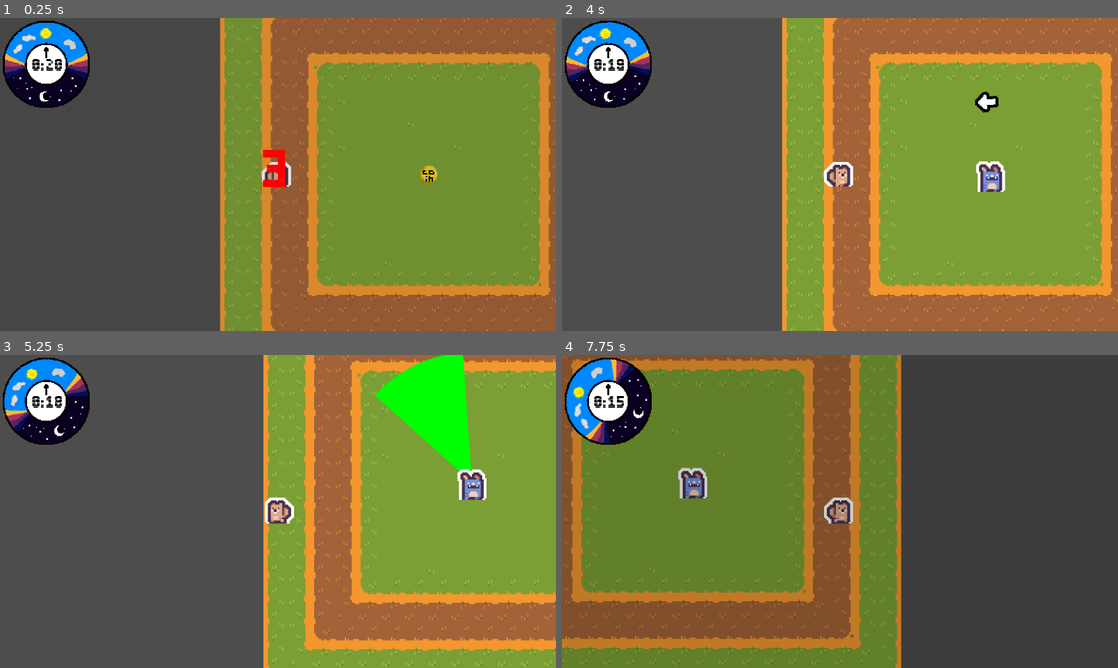
Above: before the commit, frames 1-4 (two rows, left to right).
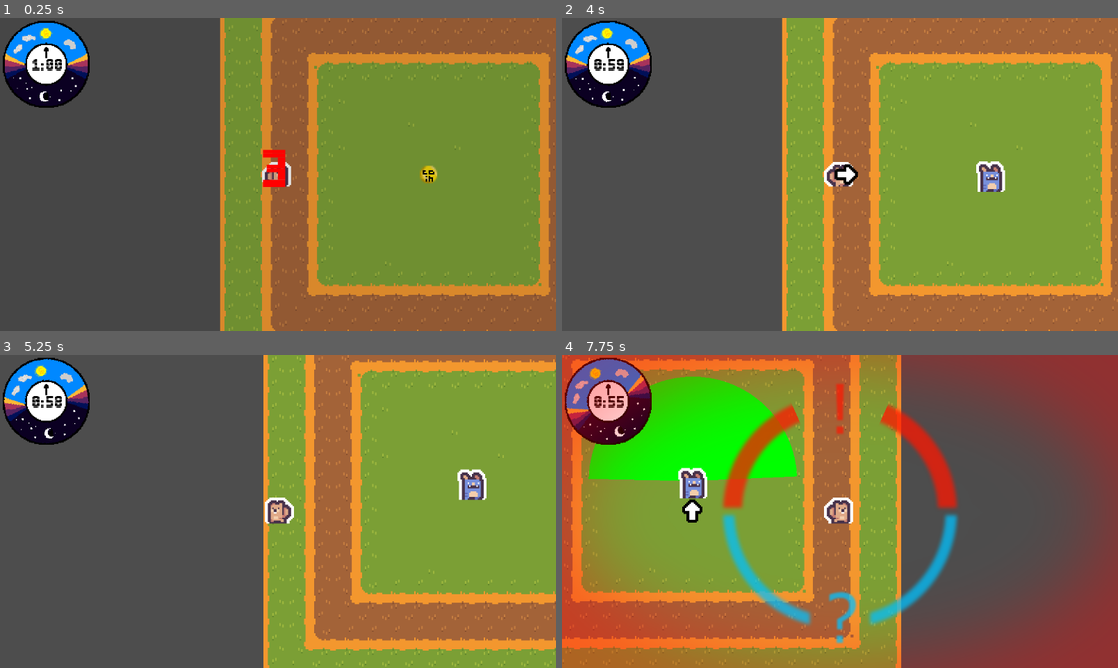
Above: after the commit, the same moments.

Repository: Sosenteam/groundhog-stealth
Game: Godot game, scene res://world.tscn
Same seed, same stepped clock (60 frames per second), same inputs: the game is played once before the commit and once after it.
Inputs:
- Up to frame 1 (0.25 s): no input
- Up to frame 2 (4 s): tap Enter at 0.5, 2, 3.5 s; hold D (move_right) 0.53-1.28 s; hold Space (move_dash) 0.53-1.28 s; hold S (move_down) 1.28-2.03 s; tap Space (move_dash) at 1.35, 2.85 s; hold D (move_right) 2.03-2.78 s; hold Space (move_dash) 2.03-2.78 s; hold W (move_up) 2.78-3.53 s; hold A (move_left) from 3.53 s (still down); hold Space (move_dash) from 3.53 s (still down)
- Up to frame 3 (5.25 s): release Space (move_dash) at 4.28 s; tap Space (move_dash) at 4.35 s; release A (move_left) at 5.03 s; hold S (move_down) from 5.03 s (still down); hold Space (move_dash) from 5.03 s (still down)
- Up to frame 4 (7.75 s): release S (move_down) at 5.78 s; release Space (move_dash) at 5.78 s; hold D (move_right) 5.78-6.53 s; tap Space (move_dash) at 5.85, 7.35 s; hold W (move_up) 6.53-7.28 s; hold Space (move_dash) 6.53-7.28 s; hold D (move_right) from 7.28 s (still down)

The runs differ from the first frame. In frame 1, less than 0.1% of the frame differs, in the area x 5-10%, y 13-17%; in frame 2, 0.9%; in frame 3, 4.9%; in frame 4, 89%, in the area x 0-100%, y 0-100%.

Commit message:
made phil a bit snappier, fixed detection meter, made timer 60secs

Diff:
--- a/detectionmeter.gd
+++ b/detectionmeter.gd
@@ -25,8 +25,10 @@
 	self.decayDelay = decayDelay;
 
 func _ready() -> void:
-	vignetteMaxAlpha = $vignette.modulate.a;
-	ringMaxAlpha = $center/squarecontainer/progressbar.modulate.a
+	#vignetteMaxAlpha = $vignette.modulate.a;
+	#ringMaxAlpha = $center/squarecontainer/progressbar.modulate.a
+	vignetteMaxAlpha = 0.5
+	ringMaxAlpha = 0.8
 
 func _process(delta: float) -> void:
 	if canPhilSeePlayer && canBeSeen:
@@ -56,12 +58,14 @@
 		canDie = true;
 		detected.emit();
 
+func connect_phil(phil_ref):
+	phil_ref.start_detecting.connect(_on_phil_start_detecting)
+	phil_ref.stop_detecting.connect(_on_phil_stop_detecting)
+
 
 func _on_phil_start_detecting() -> void:
-	print(":3")
 	setCanPhilSeePlayer(true)
 
 
 func _on_phil_stop_detecting() -> void:
-	print("3:")
 	setCanPhilSeePlayer(false)
--- a/detectionmeter.tscn
+++ b/detectionmeter.tscn
@@ -14,7 +14,7 @@
 grow_horizontal = 2
 grow_vertical = 2
 script = ExtResource("1_h0kuk")
-maxSeenTime = 1.0
+maxSeenTime = 0.85
 decayRate = 0.124
 decayDelay = 0.5
 metadata/_edit_lock_ = true
--- a/phil/states/emerging.gd
+++ b/phil/states/emerging.gd
@@ -1,6 +1,6 @@
 extends PhilState
 
-@export var emerge_time = 0.25
+@export var emerge_time = 0.2
 
 
 func enter(previous_state_path: String, data := {}) -> void:
--- a/phil/states/forward_search.gd
+++ b/phil/states/forward_search.gd
@@ -11,7 +11,7 @@
 	phil.indicator_arrow.position = phil.direction*20
 	phil.indicator_arrow.rotation = phil.direction.angle()
 	var indicate_tween = get_tree().create_tween()
-	indicate_tween.tween_property(phil.indicator_arrow,"position",phil.direction*50,1).set_trans(Tween.TRANS_EXPO)
+	indicate_tween.tween_property(phil.indicator_arrow,"position",phil.direction*50,.75).set_trans(Tween.TRANS_EXPO)
 	indicate_tween.tween_property(phil.indicator_arrow,"visible",false,0)
 	#viewcone
 	phil.view_cone_enabled = true
@@ -19,9 +19,9 @@
 	# Make Viewlength Stretch
 	phil.view_length = 0
 	var view_length_tween = get_tree().create_tween()
-	view_length_tween.tween_property(phil,"view_length",500,3).set_trans(Tween.TRANS_EXPO)
+	view_length_tween.tween_property(phil,"view_length",500,2).set_trans(Tween.TRANS_EXPO)
 	$"../../AnimatedSprite2D".play("idle")
-	await get_tree().create_timer(3.0).timeout
+	await get_tree().create_timer(2.0).timeout
 	finished.emit("Idle")
 
 func exit() -> void:
--- a/phil/states/idle.gd
+++ b/phil/states/idle.gd
@@ -5,7 +5,7 @@
 	phil.velocity = Vector2.ZERO
 	$"../../AnimatedSprite2D".play("idle")
 	phil.view_cone_enabled = false
-	await get_tree().create_timer(0.25).timeout
+	await get_tree().create_timer(0.1).timeout
 	decide_state()
 
 
@@ -19,14 +19,15 @@
 	if(phil.recent_states.size()>2):
 		phil.recent_states.pop_front()
 	var avaliable_states = []
-	if(dist_between>70 && !phil.recent_states.has(BURROWING)):
+	if(dist_between>40 && !phil.recent_states.has(BURROWING)):
 		avaliable_states.append(BURROWING)
-		if dist_between>200:
+		if dist_between>80:
 			avaliable_states.append(BURROWING)
 			avaliable_states.append(BURROWING)
-		if dist_between>350:
+		if dist_between>200:
 			phil.recent_states.append(BURROWING)
 			finished.emit(BURROWING)
+			return
 	if(dist_between<120):
 		for i in range(1,3-phil.recent_states.count(SPINNINGSEARCH)):
 			avaliable_states.append(SPINNINGSEARCH)
--- a/phil/states/spinning_search.gd
+++ b/phil/states/spinning_search.gd
@@ -28,7 +28,10 @@
 
 	phil.view_cone_enabled = true
 	phil.view_angle = PI/8
-	phil.view_length = 90
+	phil.view_length =0
+	var view_length_tween = get_tree().create_tween()
+	view_length_tween.tween_property(phil,"view_length",120,0.25)
+	#phil.view_length = 90
 	$"../../AnimatedSprite2D".play("idle")
 	await get_tree().create_timer(3.0).timeout
 	finished.emit("Idle")
--- a/world.gd
+++ b/world.gd
@@ -10,7 +10,6 @@
 var current_level_node = null
 
 @onready var player_node = $Player
-@onready var phil_node = $Phil
 const clock_scene = preload("res://clock.tscn")
 const win_scene = preload("res://win_screen.tscn")
 const phil_scene = preload("res://phil/phil.tscn")
@@ -62,7 +61,7 @@
 func _ready() -> void:
 	# creating clock
 	active_clock = clock_scene.instantiate()
-	active_clock.setup(20.0)
+	active_clock.setup(60.0)
 	add_child(active_clock)
 
 	# Connect countdown signal to start the clock and start phil and player
@@ -85,6 +84,7 @@
 	#level_container.process_mode = PROCESS_MODE_INHERIT
 	var new_phil = phil_scene.instantiate()
 	add_child(new_phil)
+	$DetectionLayer/DetectionMeter.connect_phil(new_phil)
 	get_tree().paused = false
 
 func _on_detected() -> void:
